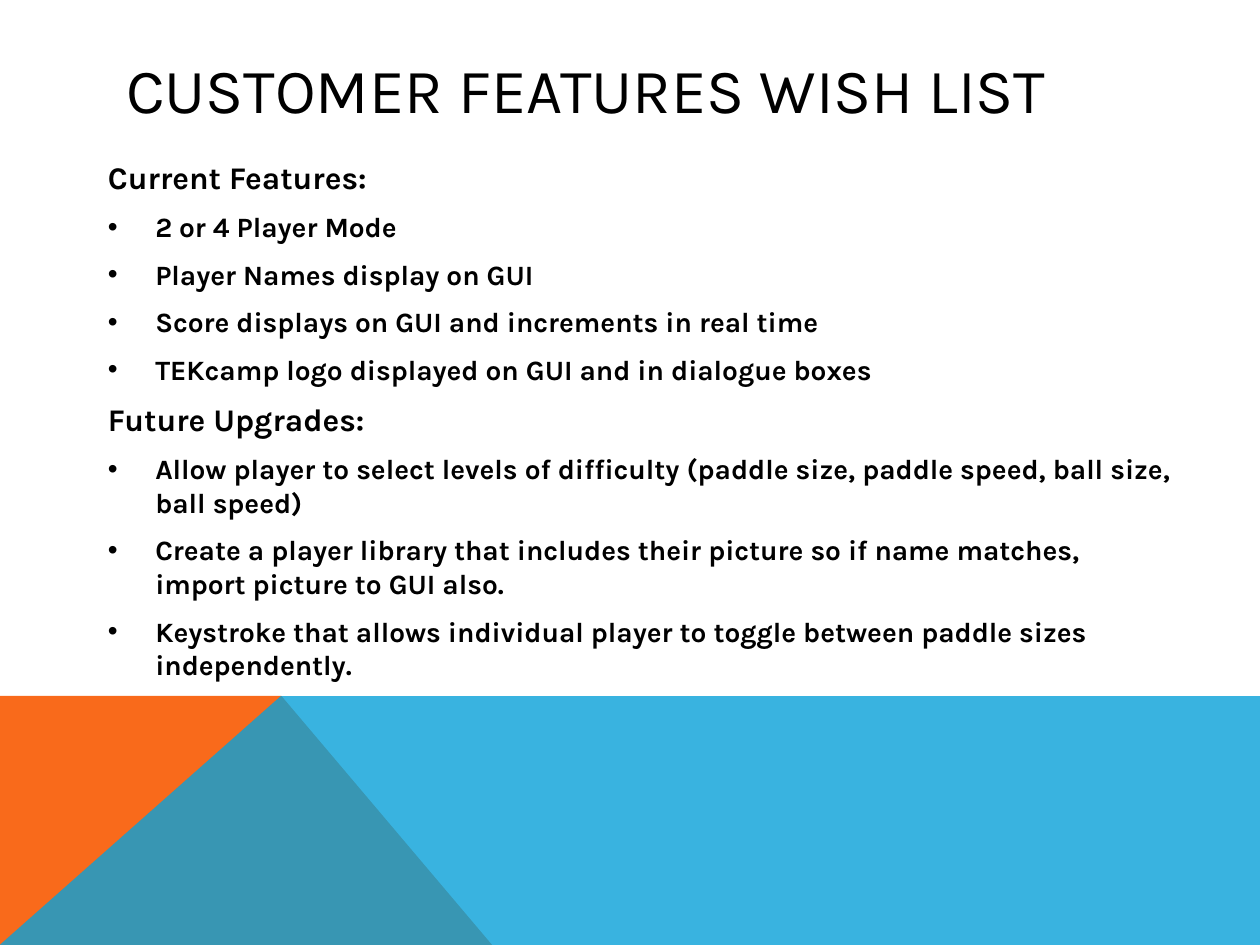
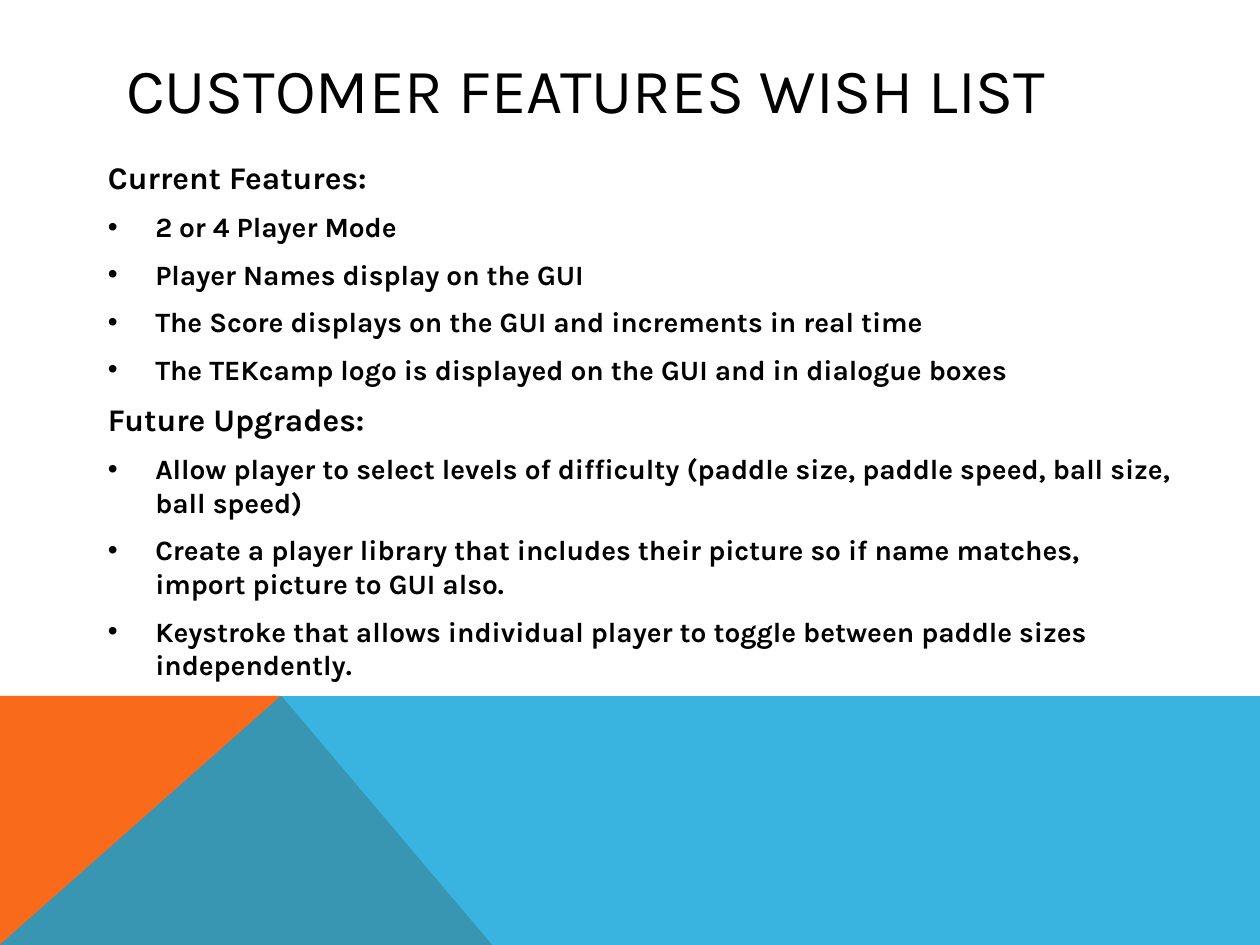
Before and after one commit to novelwrites/capstone-2, a slide deck: slide 5 of Capstone_2.pptx. Drawn at 1260x945 pixels with LibreOffice and Linux fonts; fonts in the diff are those of the drawing. Boxes give left, top, right and bottom in pixels: in the first picture for what was removed or moved away, otherwise in the second. Text is boxed around its words. In the diff, an @@ line names an element or a change of style, - is before the commit and + after.

```diff
--- a/Capstone_2.pptx
+++ b/Capstone_2.pptx
@@ text at [155, 265, 1007, 387]: text changed @@
-• Player Names display on GUI
-• Score displays on GUI and increments in real time
-• TEKcamp logo displayed on GUI and in dialogue boxes
+• Player Names display on the GUI
+• The Score displays on the GUI and increments in real time
+• The TEKcamp logo is displayed on the GUI and in dialogue boxes
```
Also in this commit, not shown: 1 other slide changed, 1 other file.
